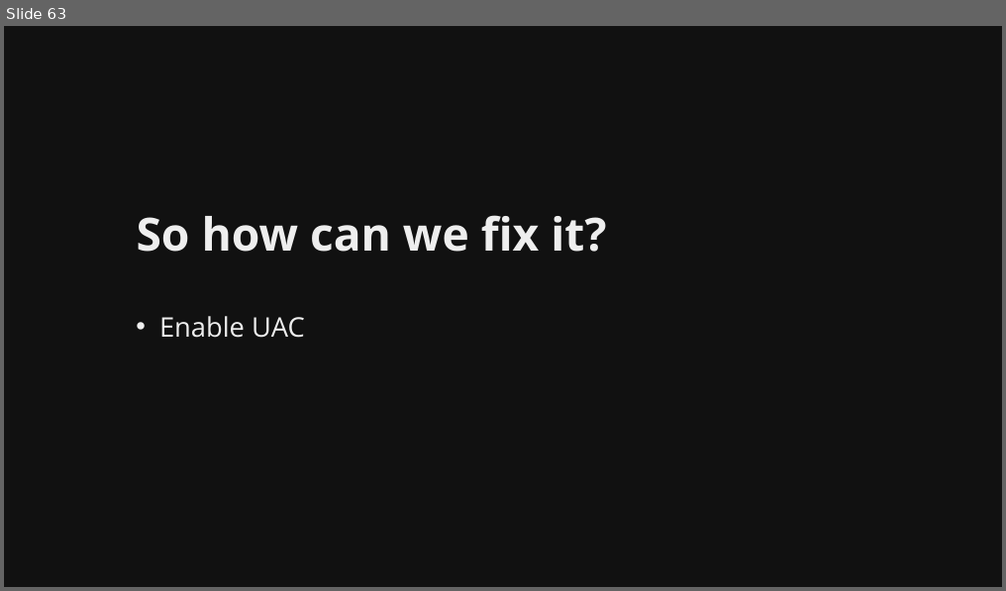
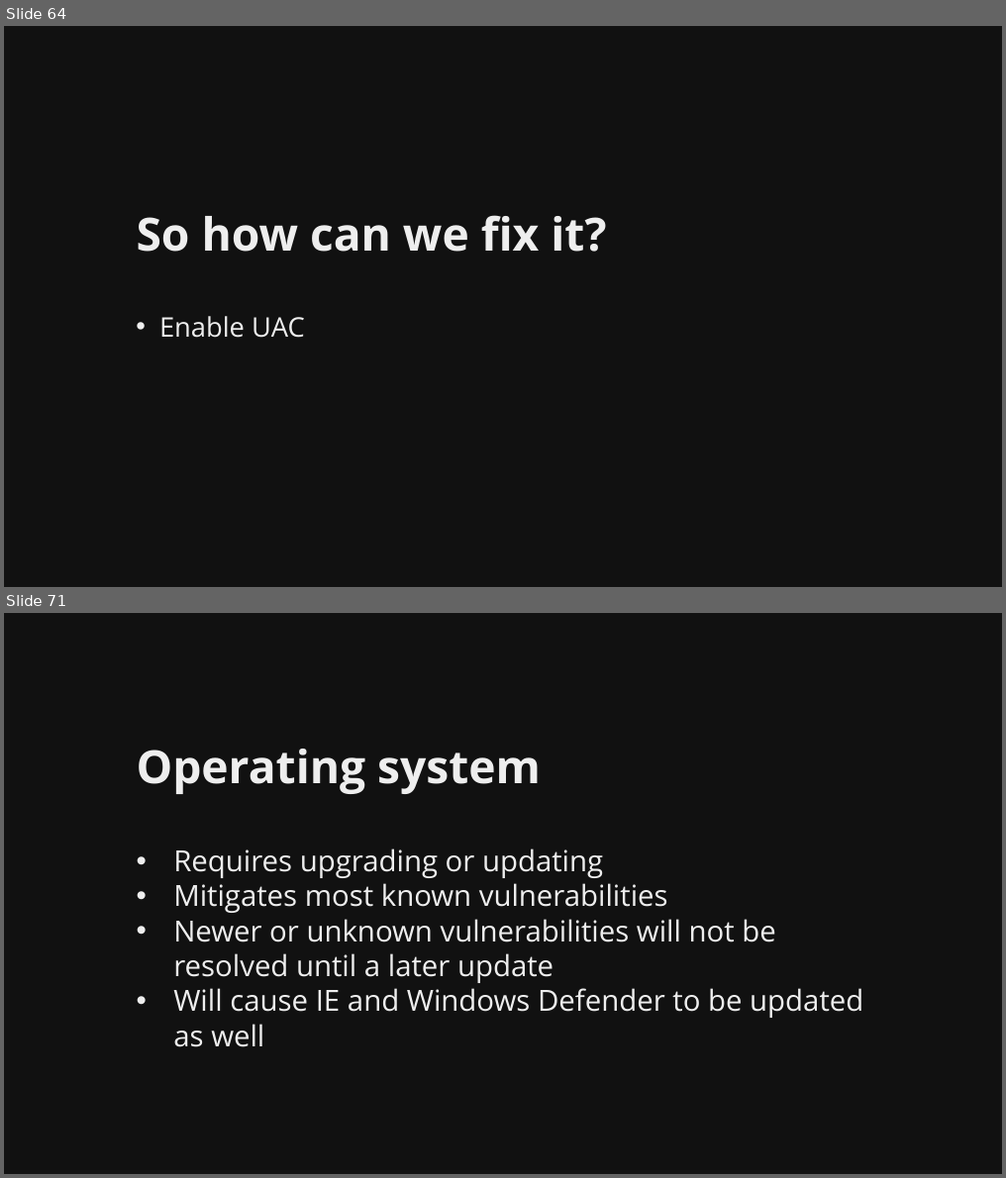
Before and after one commit to martymcflywa/ecu, a slide deck: year_1/sem_2/CSI1101_computer_security/0b_assignment_2_[22MAY15_0900]/dev/CSI1101_PONCE_A2_v01.pptx. Shown one above the other, each under a label of ours: slide 63 before the commit, slides 64 and 71 after it; the slides between them are not shown. The pictures are 1006x591 and 1006x1178 pixels, drawn with LibreOffice and Linux fonts; fonts in the diff are those of the drawing. Boxes give left, top, right and bottom in pixels: in the first picture for what was removed or moved away, otherwise in the second. Text is boxed around its words. In the diff, an @@ line names an element or a change of style, - is before the commit and + after.

```diff
--- a/year_1/sem_2/CSI1101_computer_security/0b_assignment_2_[22MAY15_0900]/dev/CSI1101_PONCE_A2_v01.pptx
+++ b/year_1/sem_2/CSI1101_computer_security/0b_assignment_2_[22MAY15_0900]/dev/CSI1101_PONCE_A2_v01.pptx
@@ slide 71 added at <box>4,613,1002,1174</box>, background #111111 @@
@@ title added at <box>137,749,541,794</box>, 44 pt, text #EEEEEE, bold @@
+Operating system
@@ text added at <box>173,849,863,1048</box>, 28 pt, text #EEEEEE @@
+• Requires upgrading or updating
+• Mitigates most known vulnerabilities
+• Newer or unknown vulnerabilities will not be resolved until a later update
+• Will cause IE and Windows Defender to be updated as well
@@ what was slide 63 is now slide 64 @@
```
Also in this commit, not shown: 9 slides changed, 9 other slides added, 5 other files.
